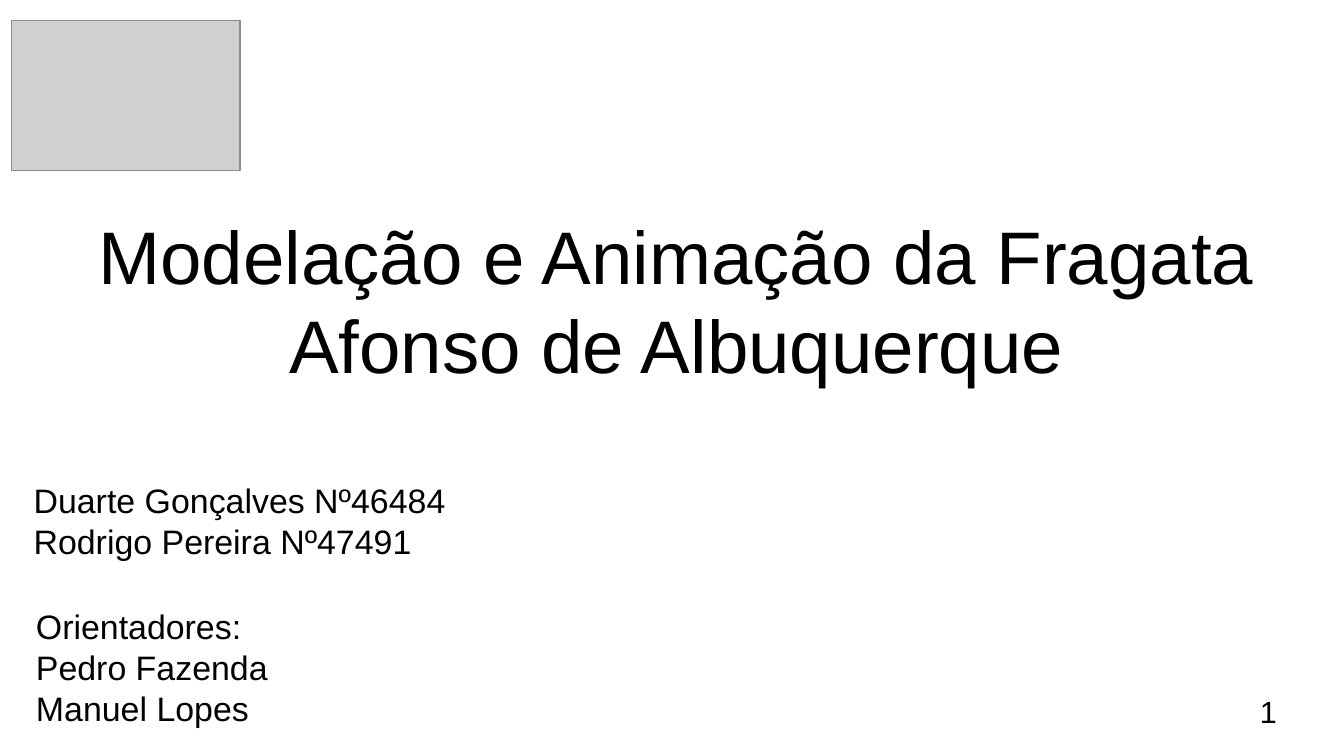
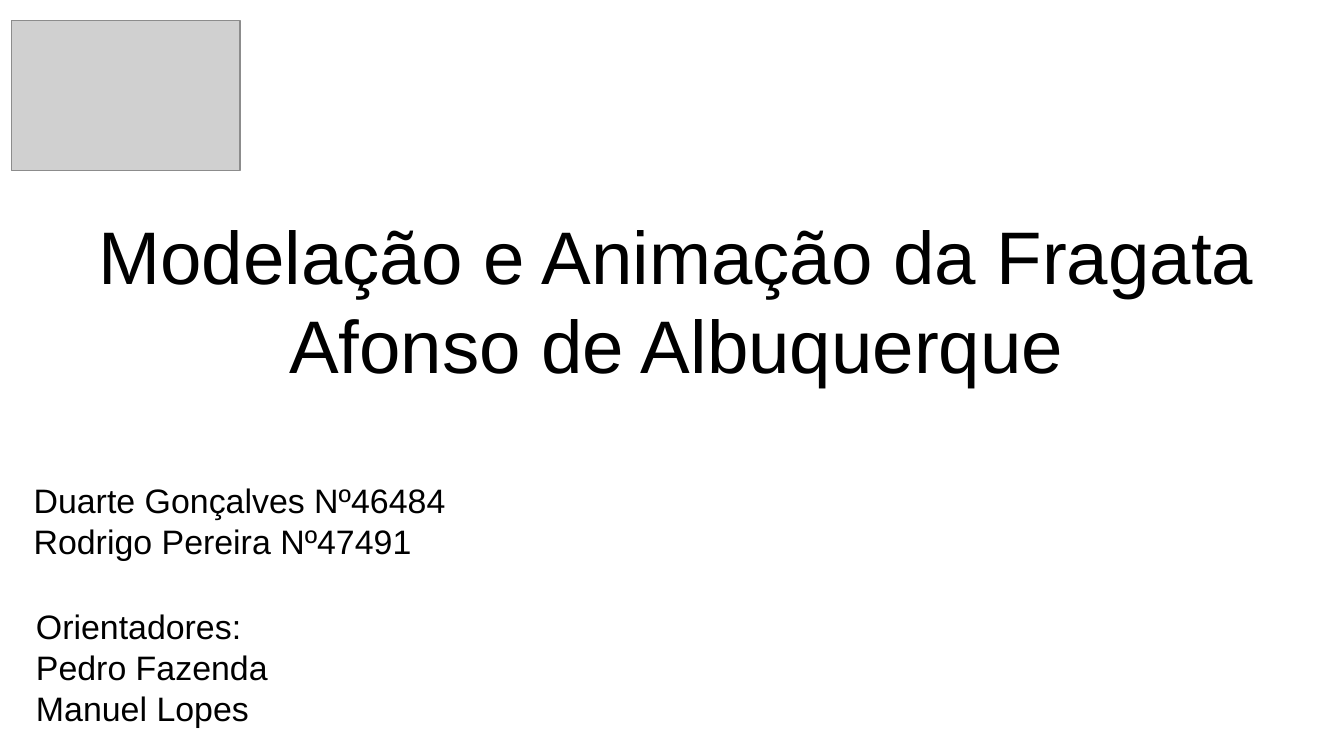
Before and after one commit to DuarteGoncalves04/projeto-repo, a slide deck: slide 1 of Docs/apresentação_projeto.odp. Drawn at 1344x756 pixels with LibreOffice and Linux fonts; fonts in the diff are those of the drawing; grey boxes stand for pictures. Boxes give left, top, right and bottom in pixels: in the first picture for what was removed or moved away, otherwise in the second. Text is boxed around its words. In the diff, an @@ line names an element or a change of style, - is before the commit and + after.

```diff
--- a/Docs/apresentação_projeto.odp
+++ b/Docs/apresentação_projeto.odp
@@ page number removed at (1260, 702, 1277, 723) @@
-1
```
Also in this commit, not shown: 6 other slides changed, 9 other files.
